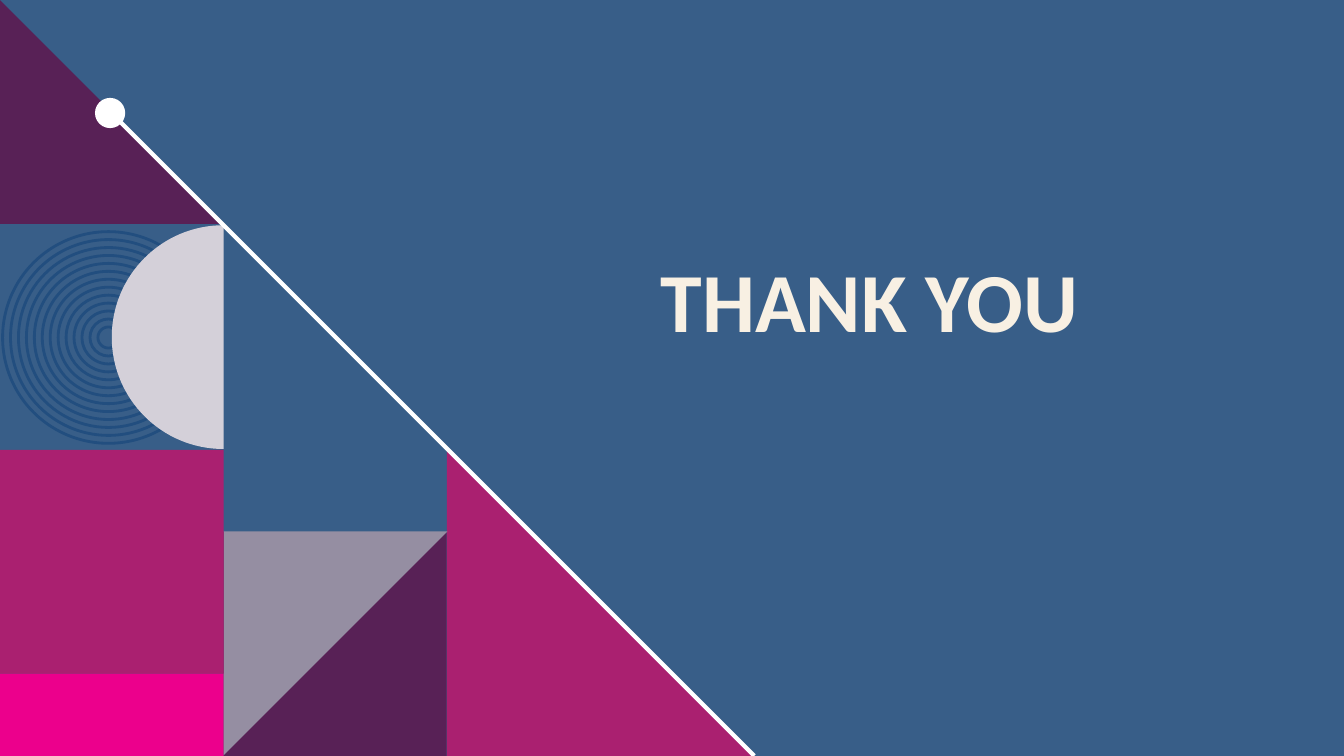
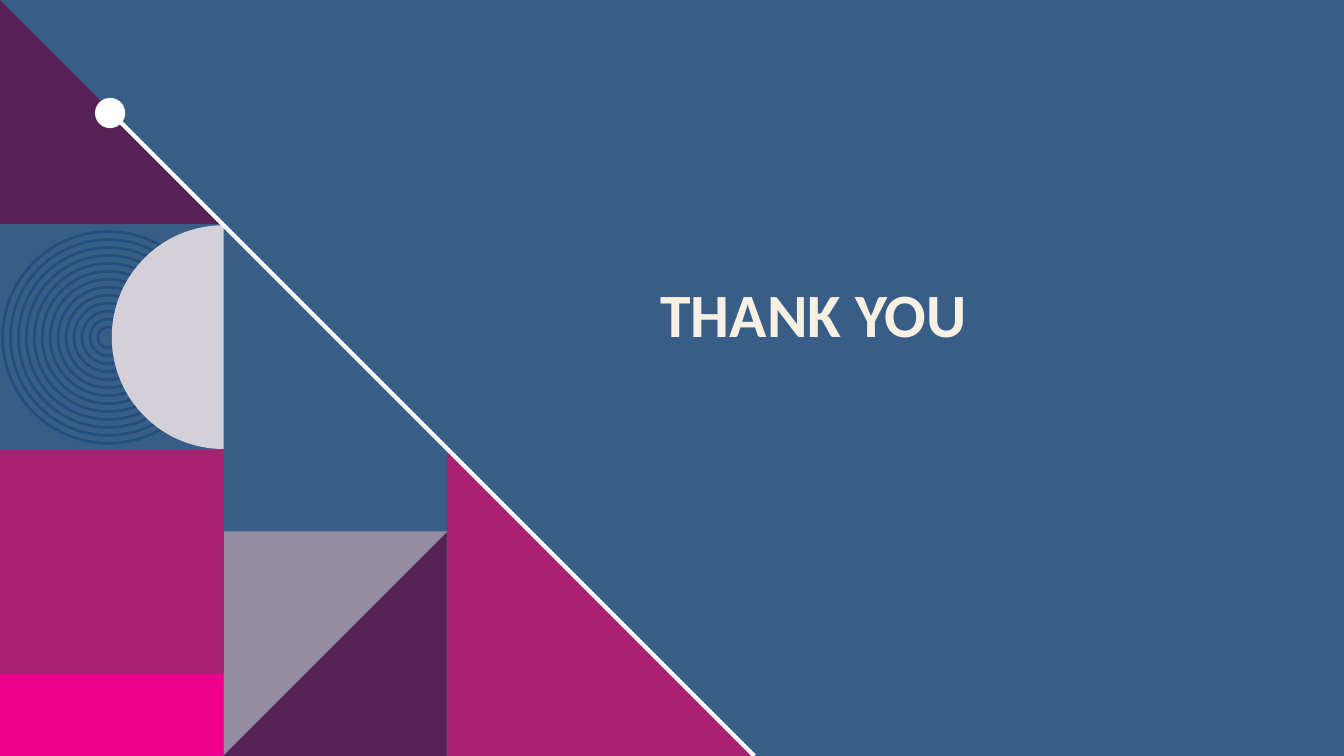
Before and after one commit to AdrianD1021/Group-8-Final-Project, a slide deck: slide 11 of Course Recommendations with Machine Learning.pptx. Drawn at 1344x756 pixels with LibreOffice and Linux fonts; fonts in the diff are those of the drawing; background and template pictures are left out. Boxes give left, top, right and bottom in pixels: in the first picture for what was removed or moved away, otherwise in the second. Text is boxed around its words. In the diff, an @@ line names an element or a change of style, - is before the commit and + after.

```diff
--- a/Course Recommendations with Machine Learning.pptx
+++ b/Course Recommendations with Machine Learning.pptx
@@ title "THANK YOU" at box(661, 296, 966, 338): size 60 to 44 pt @@
```
Also in this commit, not shown: 2 other slides changed.
